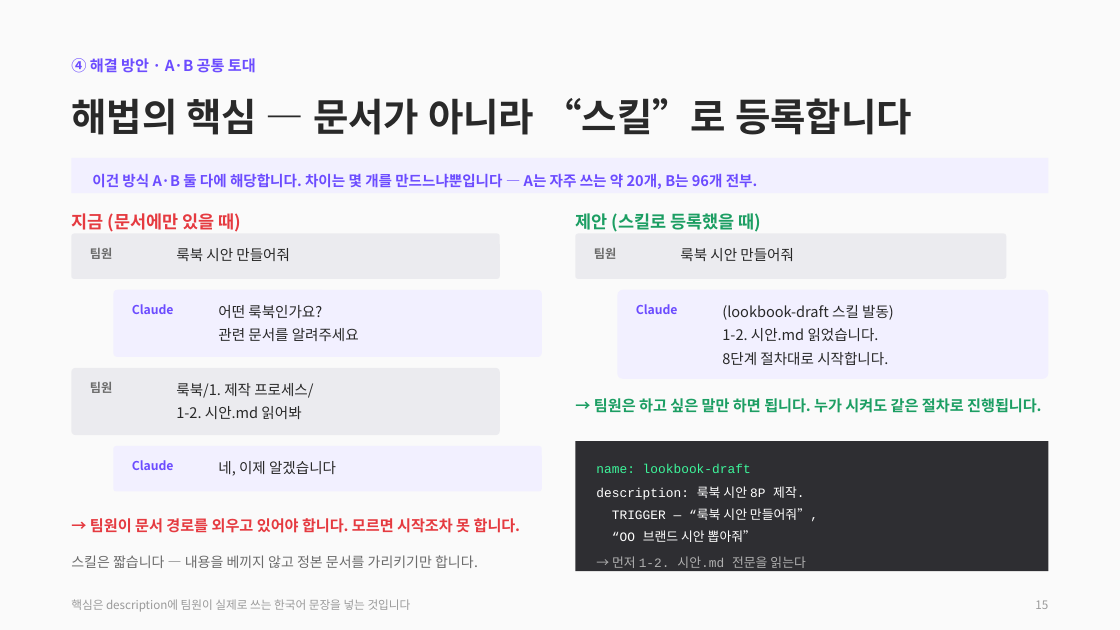
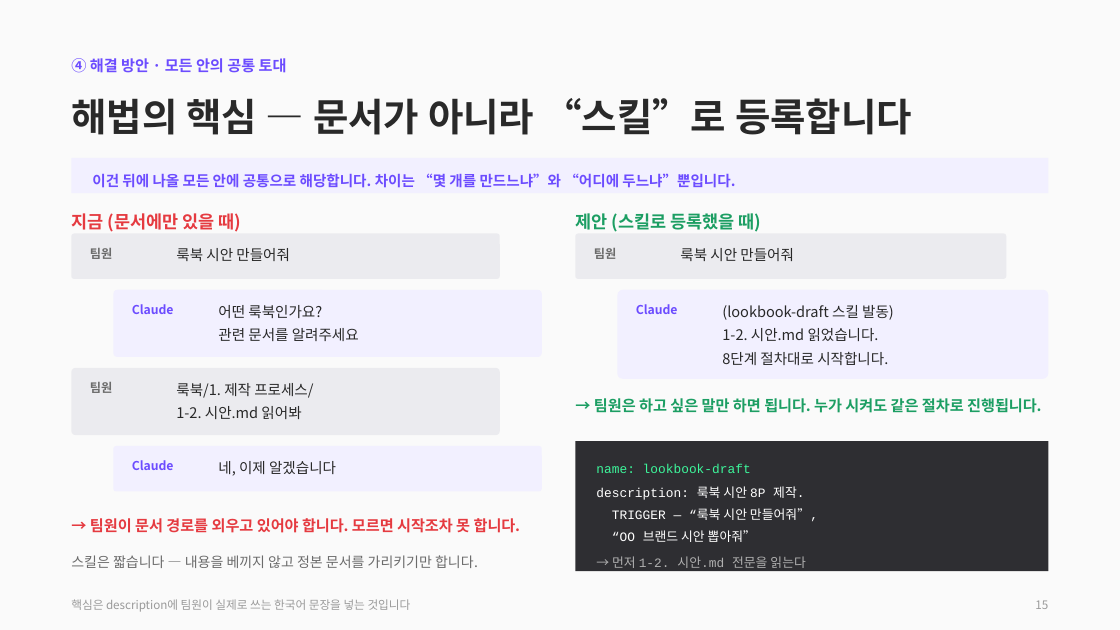
Before and after one commit to CdBd-in/design, a slide deck: slide 15 of CdBd 문서 체계 진단 및 개편 제안.pptx. Drawn at 1120x630 pixels with LibreOffice and Linux fonts; fonts in the diff are those of the drawing. Boxes give left, top, right and bottom in pixels: in the first picture for what was removed or moved away, otherwise in the second. Text is boxed around its words. In the diff, an @@ line names an element or a change of style, - is before the commit and + after.

```diff
--- a/CdBd 문서 체계 진단 및 개편 제안.pptx
+++ b/CdBd 문서 체계 진단 및 개편 제안.pptx
@@ text at (71,58,287,73): text changed @@
-④ 해결 방안 · A·B 공통 토대
+④ 해결 방안 · 모든 안의 공통 토대
@@ text at (92,173,735,188): text changed @@
-이건 방식 A·B 둘 다에 해당합니다. 차이는 몇 개를 만드느냐뿐입니다 — A는 자주 쓰는 약 20개, B는 96개 전부.
+이건 뒤에 나올 모든 안에 공통으로 해당합니다. 차이는 “몇 개를 만드느냐”와 “어디에 두느냐”뿐입니다.
```
Also in this commit, not shown: 5 other slides changed, 1 other file.
